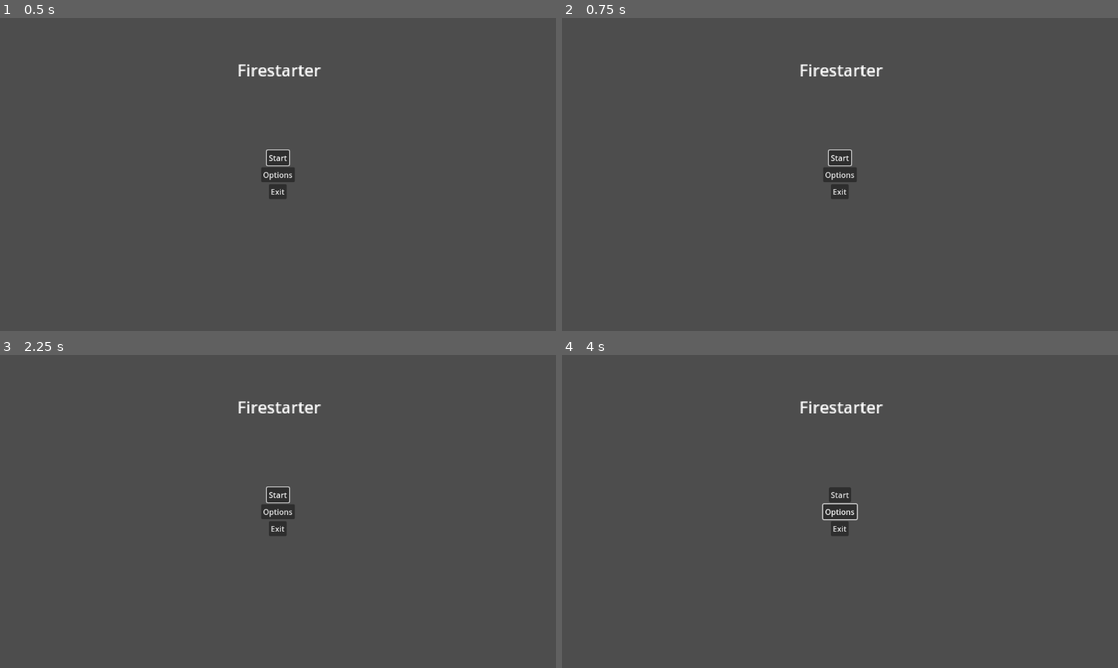
Above: before the commit, frames 1-4 (two rows, left to right).
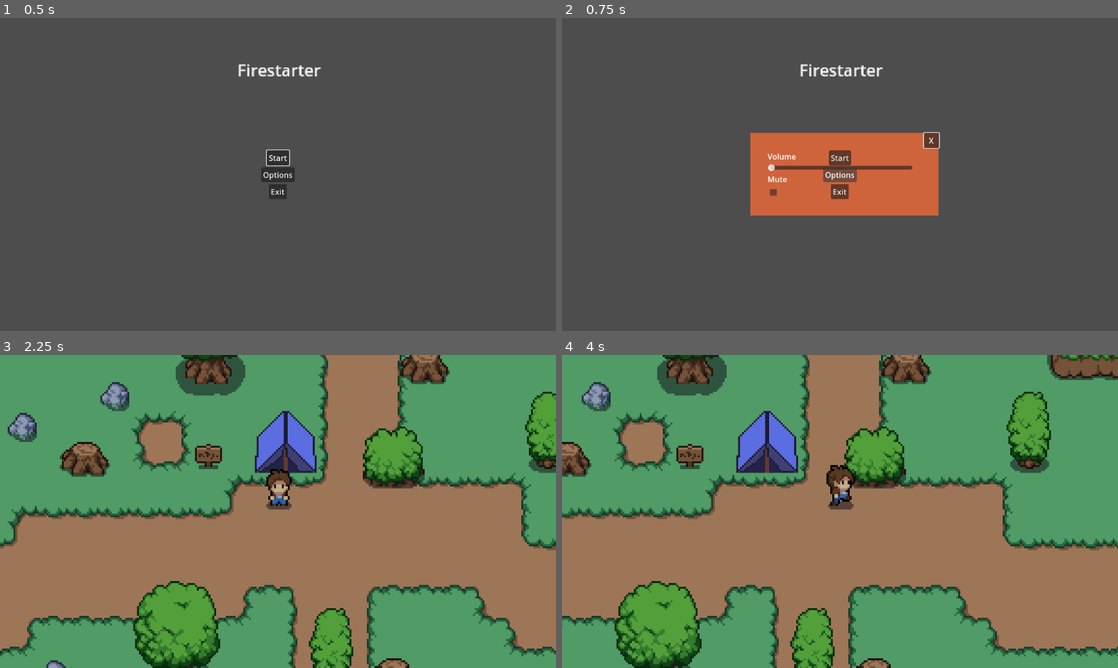
Above: after the commit, the same moments.

Repository: jo9182/Firestarter
Game: Godot game, scene res://scenes/menu.tscn
The game is run twice, just before and just after one commit, with the same random seed, the same clock (stepped at 60 frames per second) and the same inputs.
Inputs (mouse positions are in pixels of both pictures, inside the frame that each line leads up to):
- Up to frame 1 (0.5 s): no input
- Up to frame 2 (0.75 s): click "Options" at 0.5 s
- Up to frame 3 (2.25 s): click (366, 477) at 1.25 s, where only the run after the commit has a clickable "X"; click "Start" at 2 s
- Up to frame 4 (4 s): click (840, 495) at 2.75 s, where only the run before the commit has a clickable "Start"; hold Right (right) from 3.53 s (still down)

Frame 1 is identical in both runs. In frame 2, 8.9% of the frame differs, in the area x 33-68%, y 36-64%; in frame 3, 100%; in frame 4, 100%, in the area x 0-100%, y 0-100%.

Commit message:
Menu Changes
Every menu now grabs focus, and the start menu works.

Diff:
--- a/scenes/menu.tscn
+++ b/scenes/menu.tscn
@@ -11,41 +11,6 @@
 grow_horizontal = 2
 grow_vertical = 2
 script = ExtResource("1_yqeox")
-
-[node name="VBoxContainer" type="VBoxContainer" parent="."]
-layout_mode = 1
-anchors_preset = 8
-anchor_left = 0.5
-anchor_top = 0.5
-anchor_right = 0.5
-anchor_bottom = 0.5
-offset_left = -35.0
-offset_top = -50.5
-offset_right = 35.0
-offset_bottom = 50.5
-grow_horizontal = 2
-grow_vertical = 2
-
-[node name="StartButton" type="Button" parent="VBoxContainer"]
-z_index = 1
-layout_mode = 2
-size_flags_horizontal = 4
-size_flags_vertical = 4
-text = "Start"
-
-[node name="SettingsButton" type="Button" parent="VBoxContainer"]
-z_index = 1
-layout_mode = 2
-size_flags_horizontal = 4
-size_flags_vertical = 4
-text = "Options"
-
-[node name="ExitButton" type="Button" parent="VBoxContainer"]
-z_index = 1
-layout_mode = 2
-size_flags_horizontal = 4
-size_flags_vertical = 4
-text = "Exit"
 
 [node name="RichTextLabel" type="RichTextLabel" parent="."]
 custom_minimum_size = Vector2(85, 30)
@@ -63,6 +28,41 @@
 scroll_active = false
 tab_size = 10
 
-[connection signal="pressed" from="VBoxContainer/StartButton" to="." method="_on_start_button_pressed"]
-[connection signal="pressed" from="VBoxContainer/SettingsButton" to="." method="_on_settings_button_pressed"]
-[connection signal="pressed" from="VBoxContainer/ExitButton" to="." method="_on_exit_button_pressed"]
+[node name="CanvasLayer" type="CanvasLayer" parent="."]
+
+[node name="VBoxContainer" type="VBoxContainer" parent="CanvasLayer"]
+anchors_preset = 8
+anchor_left = 0.5
+anchor_top = 0.5
+anchor_right = 0.5
+anchor_bottom = 0.5
+offset_left = -35.0
+offset_top = -50.5
+offset_right = 35.0
+offset_bottom = 50.5
+grow_horizontal = 2
+grow_vertical = 2
+
+[node name="StartButton" type="Button" parent="CanvasLayer/VBoxContainer"]
+layout_mode = 2
+size_flags_horizontal = 4
+size_flags_vertical = 4
+text = "Start"
+
+[node name="SettingsButton" type="Button" parent="CanvasLayer/VBoxContainer"]
+z_index = 1
+layout_mode = 2
+size_flags_horizontal = 4
+size_flags_vertical = 4
+text = "Options"
+
+[node name="ExitButton" type="Button" parent="CanvasLayer/VBoxContainer"]
+z_index = 1
+layout_mode = 2
+size_flags_horizontal = 4
+size_flags_vertical = 4
+text = "Exit"
+
+[connection signal="pressed" from="CanvasLayer/VBoxContainer/StartButton" to="." method="_on_start_button_pressed"]
+[connection signal="pressed" from="CanvasLayer/VBoxContainer/SettingsButton" to="." method="_on_settings_button_pressed"]
+[connection signal="pressed" from="CanvasLayer/VBoxContainer/ExitButton" to="." method="_on_exit_button_pressed"]
--- a/scripts/menu.gd
+++ b/scripts/menu.gd
@@ -1,7 +1,7 @@
 extends Control
 
 func _ready():
-	$VBoxContainer/StartButton.grab_focus()
+	$CanvasLayer/VBoxContainer/StartButton.grab_focus()
 
 func _on_start_button_pressed() -> void:
 	get_tree().change_scene_to_file("res://scenes/world.tscn")
--- a/scripts/pause_menu.gd
+++ b/scripts/pause_menu.gd
@@ -3,6 +3,7 @@
 
 func _ready():
 	$AnimationPlayer.play("RESET")
+	$PanelContainer/VBoxContainer/Resume.grab_focus()
 
 func _process(delta):
 	esc()
--- a/scripts/settings.gd
+++ b/scripts/settings.gd
@@ -2,7 +2,8 @@
 
 
 
-
+func _ready():
+	$Button.grab_focus()
 
 
 
